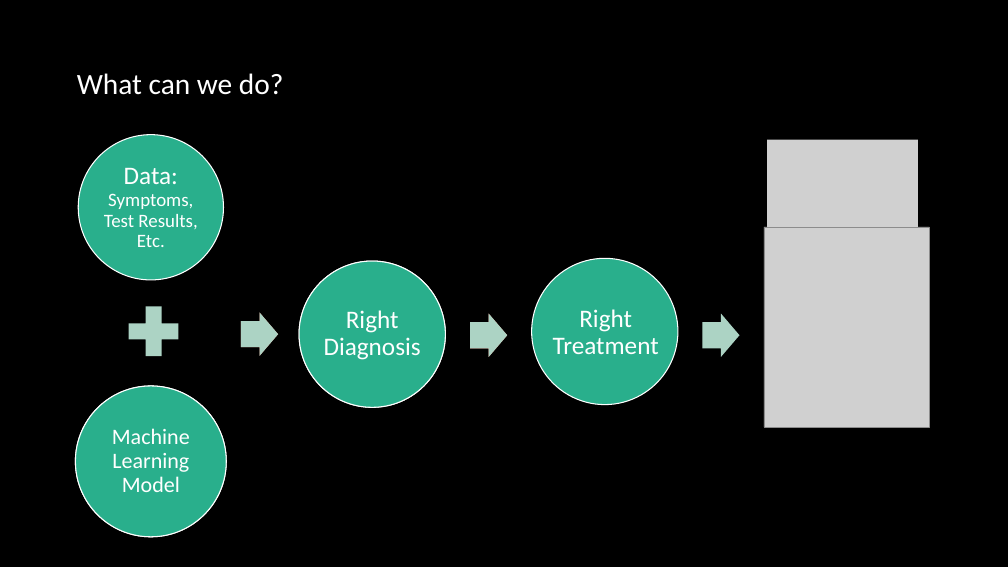
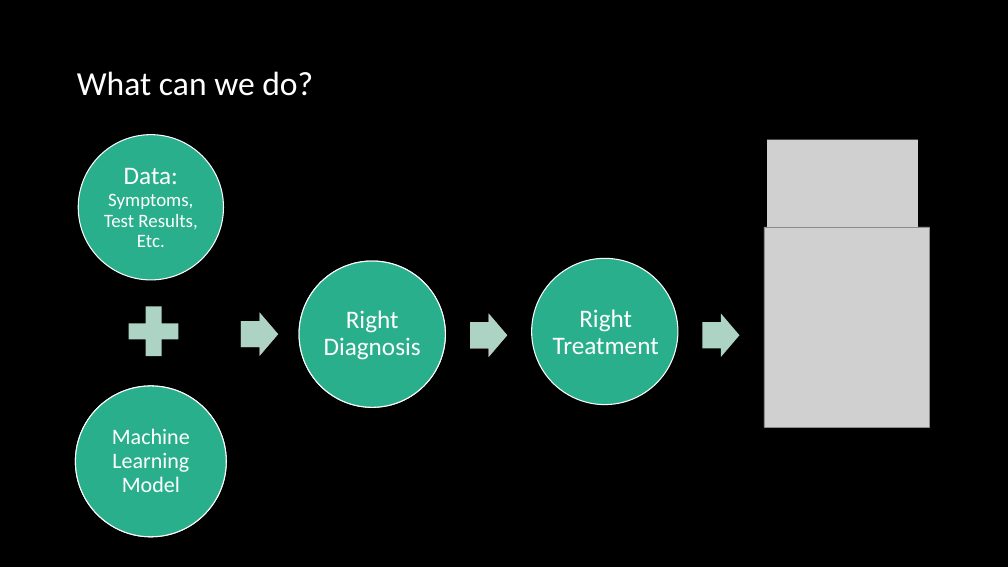
Before and after one commit to caitlinruble/Springboard, a slide deck: slide 4 of Assignments/Classifying Disease - Capstone/Slide Deck.pptx. Drawn at 1008x567 pixels with LibreOffice and Linux fonts; fonts in the diff are those of the drawing; grey boxes stand for pictures. Boxes give left, top, right and bottom in pixels: in the first picture for what was removed or moved away, otherwise in the second. Text is boxed around its words. In the diff, an @@ line names an element or a change of style, - is before the commit and + after.

```diff
--- a/Assignments/Classifying Disease - Capstone/Slide Deck.pptx
+++ b/Assignments/Classifying Disease - Capstone/Slide Deck.pptx
@@ title "What can we do?" at [77, 71, 313, 96]: size 28 to 32 pt @@
```
Also in this commit, not shown: 4 other slides changed, 4 slides added, 3 slides removed.
